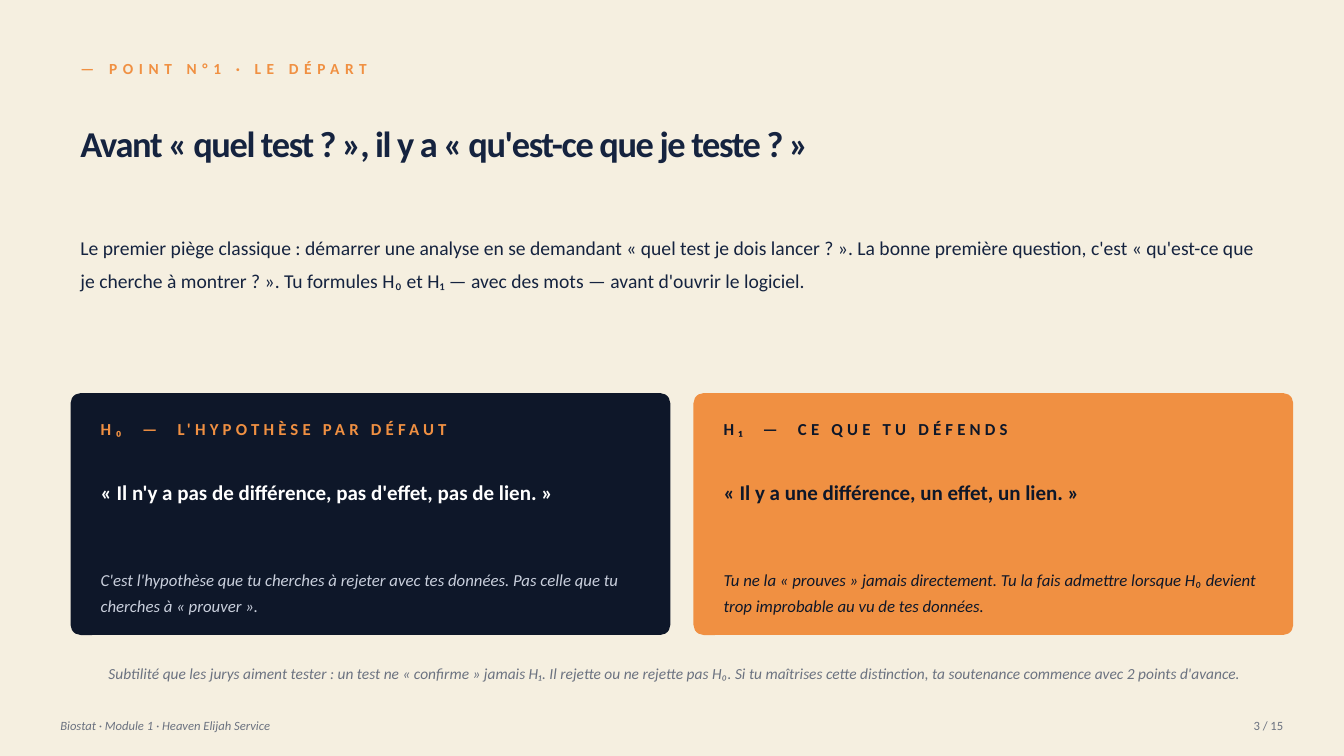
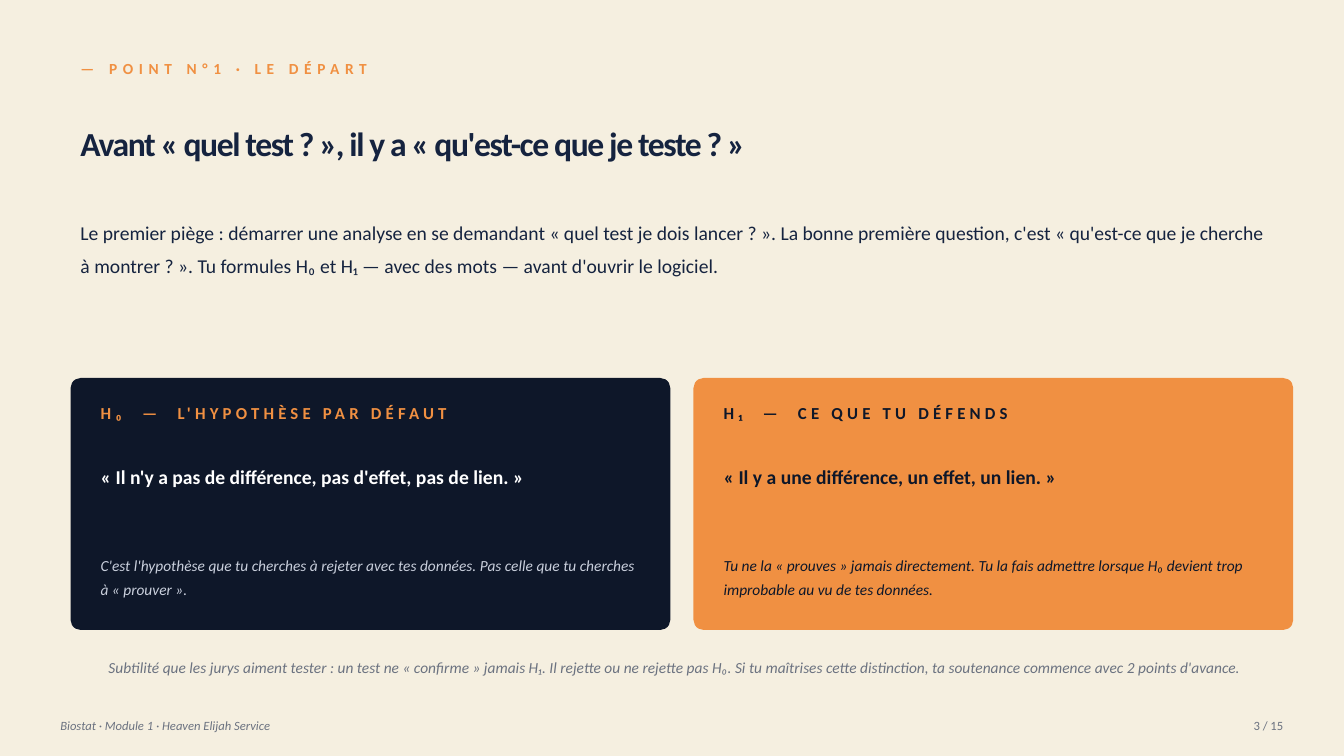
Before and after one commit to heavenelijahservice-tech/heaven-elijah-site, a slide deck: slide 3 of formations/output/biostat-module-1-fondations.pptx. Drawn at 1344x756 pixels with LibreOffice and Linux fonts; fonts in the diff are those of the drawing. Boxes give left, top, right and bottom in pixels: in the first picture for what was removed or moved away, otherwise in the second. Text is boxed around its words. In the diff, an @@ line names an element or a change of style, - is before the commit and + after.

```diff
--- a/formations/output/biostat-module-1-fondations.pptx
+++ b/formations/output/biostat-module-1-fondations.pptx
@@ text "Avant « quel test ? ..." at <box>80,132,702,162</box>: size 26 to 24 pt @@
@@ text at <box>80,226,1263,277</box>: text changed @@
-Le premier piège classique : démarrer une analyse en se demandant « quel test je dois lancer ? ». La bonne première question, c'est « qu'est-ce que je cherche à montrer ? ». Tu formules H₀ et H₁ — avec des mots — avant d'ouvrir le logiciel.
+Le premier piège : démarrer une analyse en se demandant « quel test je dois lancer ? ». La bonne première question, c'est « qu'est-ce que je cherche à montrer ? ». Tu formules H₀ et H₁ — avec des mots — avant d'ouvrir le logiciel.
@@ rounded rectangle: place and size @@
-rounded rectangle at <box>71,393,670,635</box>
+rounded rectangle at <box>71,378,670,630</box>
@@ rounded rectangle at <box>71,378,670,630</box>: proportions changed @@
@@ rounded rectangle at <box>694,378,1294,630</box>: proportions changed @@
@@ rounded rectangle: place and size @@
-rounded rectangle at <box>694,393,1294,635</box>
+rounded rectangle at <box>694,378,1294,630</box>
@@ text "« Il n'y a pas ..." at <box>116,470,508,487</box>: size 15 to 14 pt @@
@@ text "« Il y a une ..." at <box>739,470,1041,487</box>: size 15 to 14 pt @@
@@ text "C'est l'hypothèse que tu cherches ..." at <box>101,560,635,598</box>: size 12 to 11 pt @@
@@ 6 texts: place and size @@
-6 texts at <box>101,421,1256,615</box>
+6 texts at <box>101,406,1242,598</box>
@@ text "Tu ne la « prouves ..." at <box>724,560,1242,598</box>: size 12 to 11 pt @@
@@ text "Subtilité que les jurys aiment ...": place and size @@
-text "Subtilité que les jurys aiment ..." at <box>108,668,1240,682</box>
+text "Subtilité que les jurys aiment ..." at <box>108,662,1240,676</box>
```
Also in this commit, not shown: 11 other slides changed, 2 other files.
